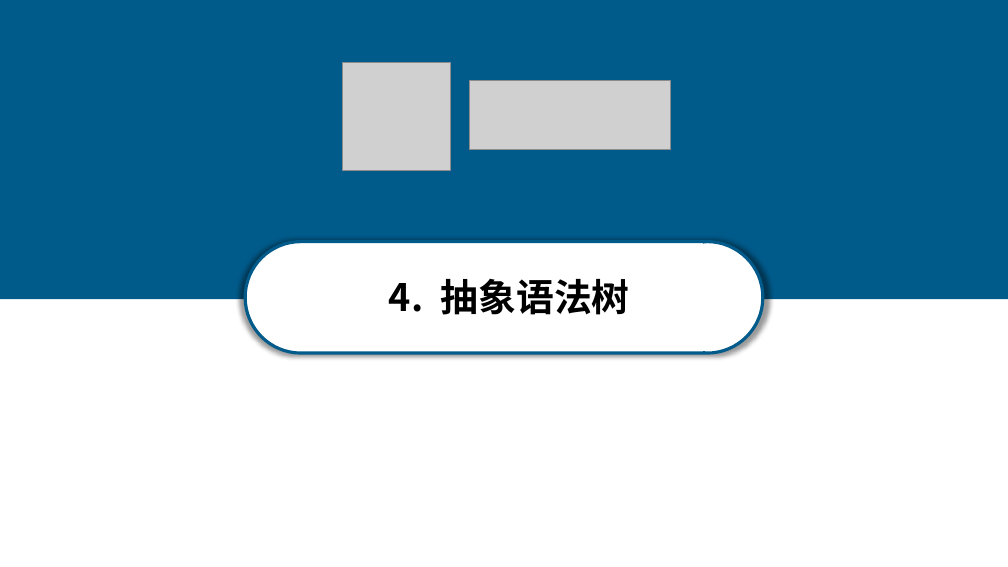
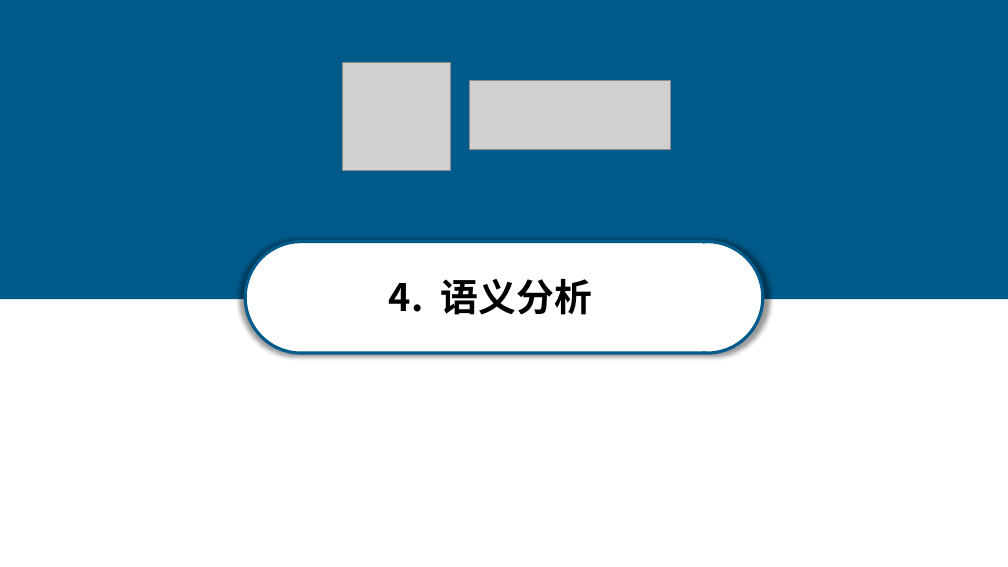
Before and after one commit to anxi710/compiler-principle-project, a slide deck: slide 24 of report/compiler_ppt.pptx (slide 15 before the commit). Drawn at 1008x567 pixels with LibreOffice and Linux fonts; fonts in the diff are those of the drawing; grey boxes stand for pictures. Boxes give left, top, right and bottom in pixels: in the first picture for what was removed or moved away, otherwise in the second. Text is boxed around its words. In the diff, an @@ line names an element or a change of style, - is before the commit and + after.

```diff
--- a/report/compiler_ppt.pptx
+++ b/report/compiler_ppt.pptx
@@ text at [389,279,592,315]: text changed @@
-4. 抽象语法树
+4. 语义分析
```
Also in this commit, not shown: 10 other slides changed, 5 slides added.
